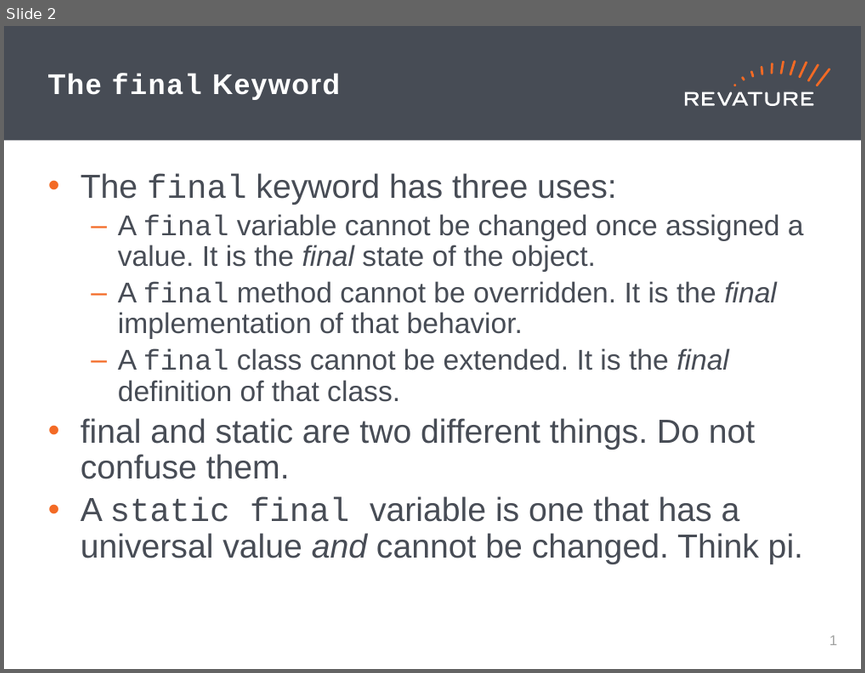
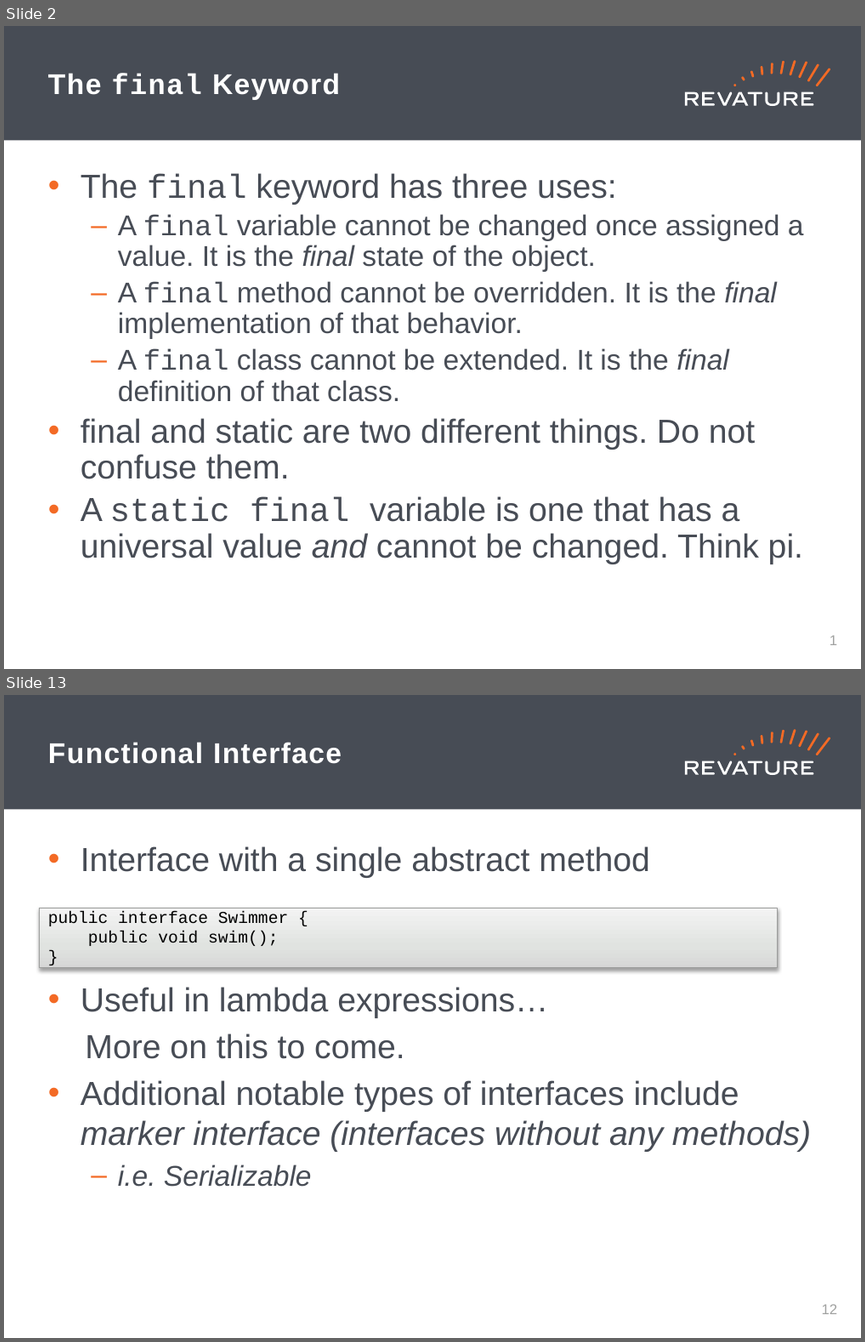
Before and after one commit to brynportella/RAP-210308, a slide deck: PPT/Day_14.pptx. Shown one above the other, each under a label of ours: slide 2 before the commit, slides 2 and 13 after it; the slides between them are not shown. The pictures are 865x673 and 865x1342 pixels, drawn with LibreOffice and Linux fonts; fonts in the diff are those of the drawing. Boxes give left, top, right and bottom in pixels: in the first picture for what was removed or moved away, otherwise in the second. Text is boxed around its words. In the diff, an @@ line names an element or a change of style, - is before the commit and + after.

```diff
--- a/PPT/Day_14.pptx
+++ b/PPT/Day_14.pptx
@@ slide 13 added at (x1=4, y1=695, x2=861, y2=1338), background #FFFFFF; not listed: 19 template elements that a slide beside it also shows @@
@@ title added at (x1=48, y1=742, x2=341, y2=764), 24 pt, text #FFFFFF, bold @@
+Functional Interface
@@ text added at (x1=80, y1=846, x2=811, y2=1186), 28 pt, text #474C55 @@
+• Interface with a single abstract method
+• Useful in lambda expressions…
+More on this to come.
+• Additional notable types of interfaces include marker interface (interfaces without any methods)
+  – i.e. Serializable
@@ rectangle added at (x1=40, y1=907, x2=778, y2=968), fill gradient #D6D7D6 to #E2E2E2 to #F4F4F4, outline #9C9D9C 0.75 pt, 14 pt, text #000000 @@
+public interface Swimmer {
+public void swim();
+}
@@ page number added at (x1=822, y1=1304, x2=838, y2=1314), 12 pt, text #A0A1A0 @@
+12
```
Also in this commit, not shown: 10 other slides added, 13 other files.
